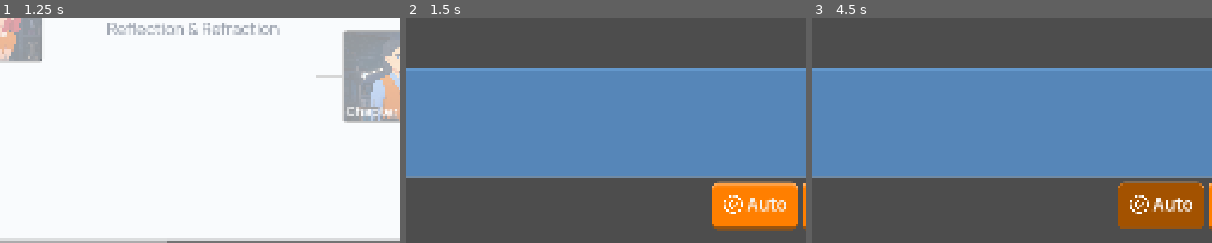
Above: before the commit, frames 1-3 (left to right).
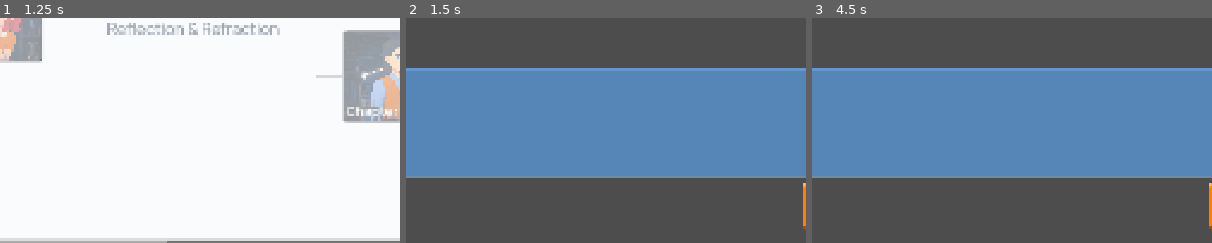
Above: after the commit, the same moments.

Repository: Daniel-Ope06/qzed_adaptive_vn_poc
Game: Godot game, scene res://scenes/menus/timeline.tscn
Same seed, same stepped clock (60 frames per second), same inputs: the game is played once before the commit and once after it.
Inputs (mouse positions are % of the whole screen's width and height, from its top left):
- Up to frame 1 (1.25 s): tap Enter (ui_accept) at 0.5, 0.77 s; move the mouse to (11, 50) at 0.52 s; click (11, 50) at 0.67 s
- Up to frame 2 (1.5 s): tap Enter (ui_accept) at 1.25 s; move the mouse to (69, 36) at 1.27 s; click (69, 36) at 1.42 s
- Up to frame 3 (4.5 s): tap Enter (ui_accept) at 1.52 s; click "Next" at 2 s; click "Next" at 2.75 s; click (93, 78) at 3.5 s; click (60, 91) at 4.25 s, where only the run before the commit has a clickable "Auto"
The pictures show only the part of the screen within x 16-66%, y 50-100%; the shares and areas given below are measured in that part.

Frame 1 is identical in both runs. In frame 2, 4.7% of the frame differs, in the area x 76-98%, y 72-95%; in frame 3, 4.5%.
Error after the commit: Invalid access to property or key 'next_block' on a base object of type 'Dictionary'. (res://scenes/core/main_game.gd:52)

Commit message:
feat(core): set up visual and dialogue behavior for static and animated cgs

Diff:
--- a/scenes/core/dialogue_ui.gd
+++ b/scenes/core/dialogue_ui.gd
@@ -1,4 +1,15 @@
 extends MarginContainer
+
+signal dialogue_finished
+
+const CHAR_STYLES = {
+	"Quinn": {"bg_color": Color("#F57A00"), "font_color": Color("#FFF5EB")},
+	"Zach": {"bg_color": Color("#99CCFF"), "font_color": Color("#003D7A")},
+	"Ella": {"bg_color": Color("#fd6969"), "font_color": Color("#7d2d16") },
+	"Daniel": {"bg_color": Color("#428e2c"), "font_color": Color("#74c84f")},
+	# A fallback for a narrator or an unknown speaker
+	"System": {"bg_color": Color("#525252"), "font_color": Color("#F5F5F5")}
+}
 
 # --- SCENE TREE REFERENCES ---
 @onready var main_stack: VBoxContainer = $MainStack
@@ -13,21 +24,56 @@
 # Dialogue Nodes
 @onready var dialogue_text: RichTextLabel = $MainStack/BottomAlignment/DialogueAlignment/TextPanel/Padding/Row/DialogueText
 @onready var hide_ui_button: Button = $MainStack/BottomAlignment/ButtonAlignment/Row2/HideUIButton
+@onready var next_button: Button = $MainStack/BottomAlignment/ButtonAlignment/Row1/NextButton
 
 # State
 var is_ui_hidden: bool = false
+var current_index: int = 0
 
+var current_dialogues: Array = []
+var text_tween: Tween
+var fade_tween: Tween
 
 func _ready() -> void:
 	# Enable BBCode to use bold text and URL keywords
 	dialogue_text.bbcode_enabled = true
 
 	# Connect Signals
+	next_button.pressed.connect(_on_next_button_pressed)
 	hide_ui_button.pressed.connect(_on_hide_ui_button_pressed)
 	dialogue_text.meta_clicked.connect(_on_keyword_clicked)
 
 
+# --- DIALOGUE LOGIC ---
+
+func start_dialogue(dialogue_array: Array) -> void:
+	toggle_dialogue_box(true)
+	current_dialogues = dialogue_array
+	current_index = 0
+	_display_current_line()
+
+func _display_current_line() -> void:
+	var line_data = current_dialogues[current_index]
+	var speaker = line_data["speaker"]
+	var style = CHAR_STYLES.get(speaker, CHAR_STYLES["System"])
+	_update_speaker(speaker, style["font_color"], style["bg_color"])
+	_update_dialogue(line_data["text"])
+
+
 # --- HIDE / SHOW UI LOGIC ---
+func toggle_dialogue_box(show_ui: bool) -> void:
+	if fade_tween and fade_tween.is_valid():
+		fade_tween.kill()
+	fade_tween = create_tween()
+	var fade_time = 0.2
+
+	if show_ui:
+		dialogue_alignment.mouse_filter = Control.MOUSE_FILTER_PASS # Accept clicks
+		fade_tween.tween_property(dialogue_alignment, "modulate:a", 1.0, fade_time)
+	else:
+		dialogue_alignment.mouse_filter = Control.MOUSE_FILTER_IGNORE # Ignore clicks
+		fade_tween.tween_property(dialogue_alignment, "modulate:a", 0.0, fade_time)
+
 func _on_hide_ui_button_pressed() -> void:
 	_toggle_ui(false)
 
@@ -49,7 +95,7 @@
 
 
 # --- UPDATE SPEAKER NAME ---
-func update_speaker(speaker: String, text_color: Color, bg_color: Color) -> void:
+func _update_speaker(speaker: String, text_color: Color, bg_color: Color) -> void:
 	speaker_name.text = speaker
 	speaker_name.add_theme_color_override("default_color", text_color)
 
@@ -66,9 +112,35 @@
 
 
 # --- UPDATE DIALOGUE & KEYWORDS ---
-func update_dialogue(text: String) -> void:
+func _update_dialogue(text: String) -> void:
 	dialogue_text.text = text
+	dialogue_text.visible_ratio = 0.0
+
+	# If a previous line is still typing, kill the old tween
+	if text_tween and text_tween.is_valid():
+		text_tween.kill()
+
+	text_tween = create_tween()
+	var duration = text.length() * 0.03 # 0.03 seconds per character
+	text_tween.tween_property(dialogue_text, "visible_ratio", 1.0, duration)
 
 func _on_keyword_clicked(meta_data) -> void:
 	print("Keyword clicked! Loading dictionary entry for: ", meta_data)
 	# TODO: Dictionary UI here based on the meta_data
+
+func _on_next_button_pressed() -> void:
+	# If text is typing, skip to the end of the sentence
+	if text_tween and text_tween.is_running():
+		text_tween.kill()
+		dialogue_text.visible_ratio = 1.0
+		return
+
+	# Otherwise, load the next line
+	_advance_line()
+
+func _advance_line() -> void:
+	current_index += 1
+	if current_index < current_dialogues.size():
+		_display_current_line()
+	else:
+		dialogue_finished.emit()
--- a/scenes/core/dialogue_ui.tscn
+++ b/scenes/core/dialogue_ui.tscn
@@ -165,6 +165,7 @@
 theme_override_constants/separation = 12
 
 [node name="AutoButton" type="Button" parent="MainStack/BottomAlignment/ButtonAlignment/Row1" unique_id=598215608]
+visible = false
 layout_mode = 2
 toggle_mode = true
 text = "Auto"
--- a/scenes/core/main_game.gd
+++ b/scenes/core/main_game.gd
@@ -1,32 +1,52 @@
 extends Control
-
-const CHAR_STYLES = {
-	"Quinn": {
-		"bg_color": Color("#F57A00"),
-		"font_color": Color("#FFF5EB")
-	},
-	"Zach": {
-		"bg_color": Color("#99CCFF"),
-		"font_color": Color("#003D7A")
-	},
-	"Ella": {
-		"bg_color": Color("#fd6969"),
-		"font_color": Color("#7d2d16")
-	},
-	"Daniel": {
-		"bg_color": Color("#428e2c"),
-		"font_color": Color("#74c84f")
-	},
-	# A fallback for a narrator or an unknown speaker
-	"System": {
-		"bg_color": Color("#525252"),
-		"font_color": Color("#F5F5F5")
-	}
-}
 
 @onready var visual_layer: Control = $VisualLayer
 @onready var dialogue_ui = $UILayer/DialogueUI
 
+var story_data: Dictionary = {}
+var current_block: Dictionary = {}
+var waiting_for_next_click: bool = false
 
 func _ready() -> void:
-	pass
+	dialogue_ui.dialogue_finished.connect(_on_dialogue_finished)
+
+	var active_story_id = GameManager.current_story_id
+	if active_story_id == "":
+		push_error("Main Game: Launched without a valid story ID")
+		return
+
+	var file_path = "res://data/story/%s.json" % active_story_id
+	if not FileAccess.file_exists(file_path):
+		push_error("Main Game: Story file not found at " + file_path)
+		return
+
+	var file_text = FileAccess.get_file_as_string(file_path)
+	story_data = JSON.parse_string(file_text)
+	play_block("scene_1")
+
+func play_block(block_id: String) -> void:
+	if block_id == "stop":
+		return
+
+	current_block = story_data["blocks"][block_id]
+	dialogue_ui.toggle_dialogue_box(false) # Hide dialogue box
+	waiting_for_next_click = false
+
+	var cg_type = current_block["type"]
+	var bg_id = current_block["background"]
+	var asset_path = AssetRegistry.get_cg_path(bg_id)
+
+	if cg_type == "static_cg":
+		visual_layer.display_scene(visual_layer.VisualType.STATIC_CG, asset_path)
+	elif cg_type == "animated_cg":
+		visual_layer.display_scene(visual_layer.VisualType.ANIMATED_CG, asset_path)
+		await visual_layer.animation_finished
+
+	var dialogue: Array = current_block.get("dialogue", [])
+	if dialogue.size() > 0:
+		dialogue_ui.start_dialogue(dialogue)
+	else:
+		waiting_for_next_click = true
+
+func _on_dialogue_finished() -> void:
+	play_block(current_block["next_block"])
--- a/scenes/core/visual_layer.gd
+++ b/scenes/core/visual_layer.gd
@@ -1,4 +1,6 @@
 extends Control
+
+signal animation_finished
 
 enum VisualType {
 	STATIC_CG,
@@ -56,3 +58,5 @@
 		# Wait for the next frame (unless it is the final frame)
 		if i < frame_count - 1:
 			await get_tree().create_timer(frame_delay).timeout
+
+	animation_finished.emit()
